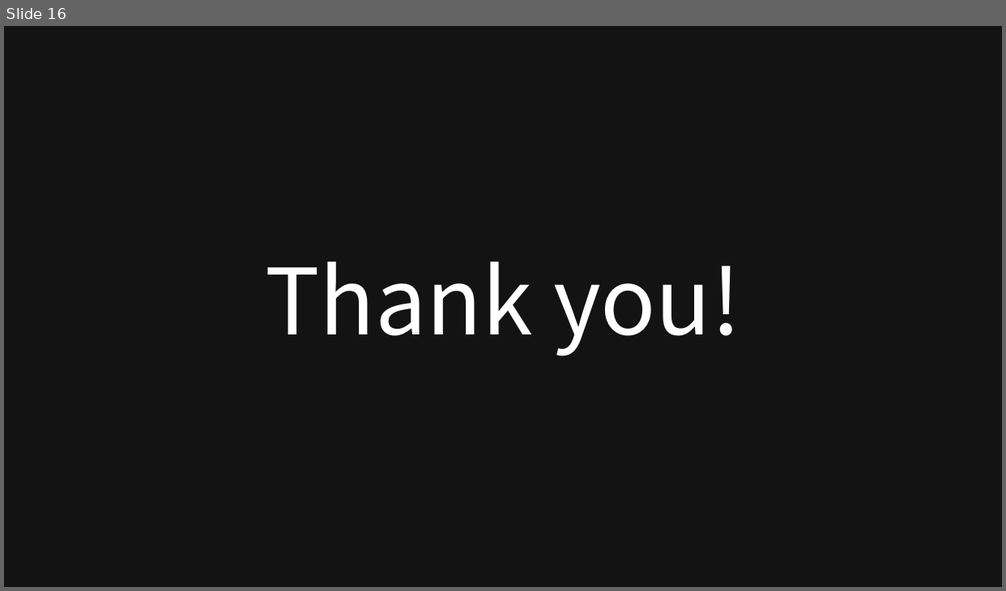
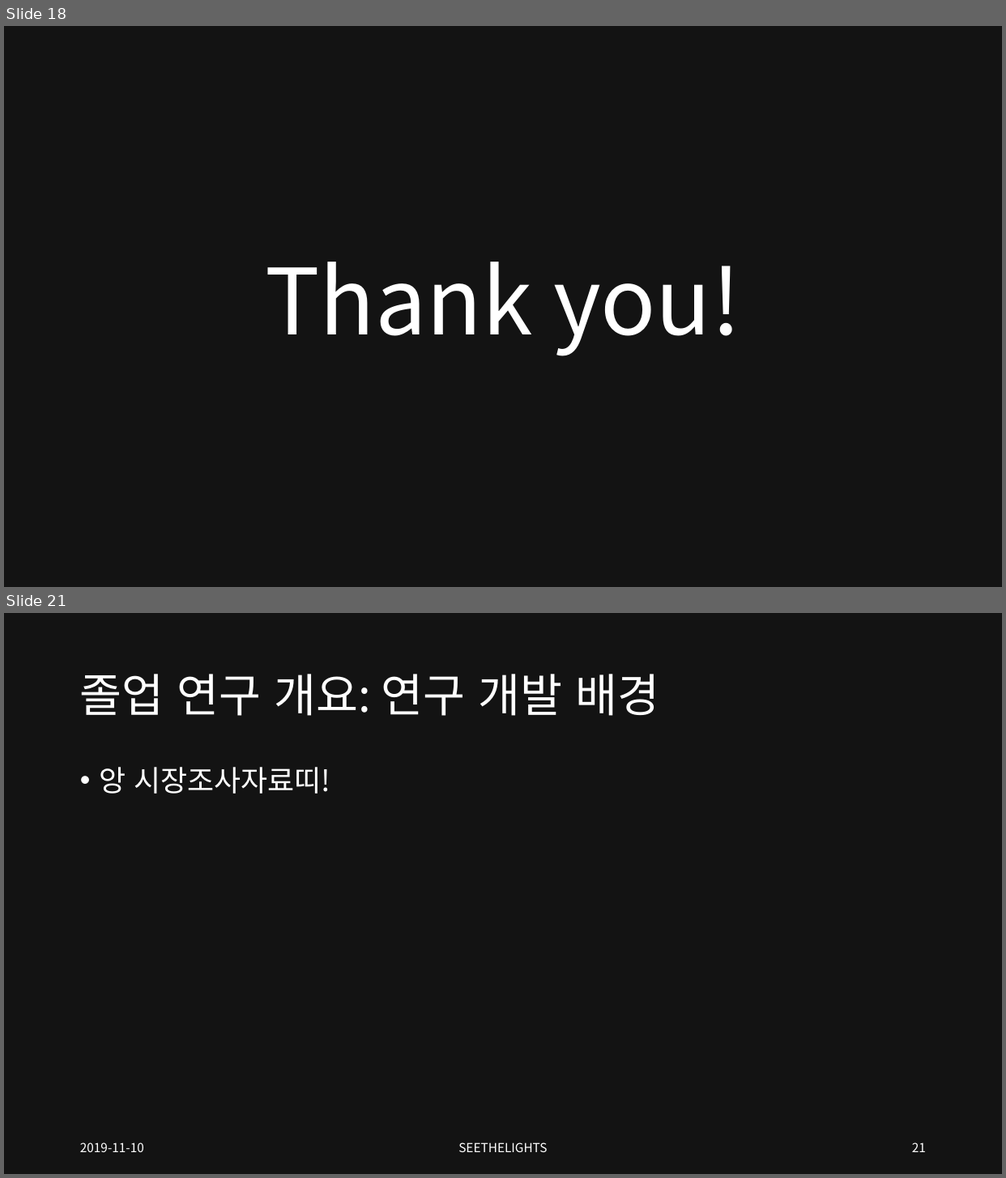
Before and after one commit to SEETHELGIHT/CapstonePlanning, a slide deck: doc/GPU-Accelerated_Ray_Tracing.pptx. Shown one above the other, each under a label of ours: slide 16 before the commit, slides 18 and 21 after it; the slides between them are not shown. The pictures are 1006x591 and 1006x1178 pixels, drawn with LibreOffice and Linux fonts; fonts in the diff are those of the drawing. Boxes give left, top, right and bottom in pixels: in the first picture for what was removed or moved away, otherwise in the second. Text is boxed around its words. In the diff, an @@ line names an element or a change of style, - is before the commit and + after.

```diff
--- a/doc/GPU-Accelerated_Ray_Tracing.pptx
+++ b/doc/GPU-Accelerated_Ray_Tracing.pptx
@@ slide 21 added at (4,613,1002,1174), background #131313 @@
@@ title added at (80,674,659,716), 44 pt, text #FFFFFF @@
+졸업 연구 개요: 연구 개발 배경
@@ text added at (99,767,330,794), 28 pt, text #FFFFFF @@
+• 앙 시장조사자료띠!
@@ text added at (80,1143,144,1152), 12 pt, text #FFFFFF @@
+2019-11-10
@@ text added at (458,1143,547,1152), 12 pt, text #FFFFFF @@
+SEETHELIGHTS
@@ page number added at (912,1143,926,1152), 12 pt, text #FFFFFF @@
+21
@@ what was slide 16 is now slide 18 @@
```
Also in this commit, not shown: 6 slides changed, 5 other slides added.
